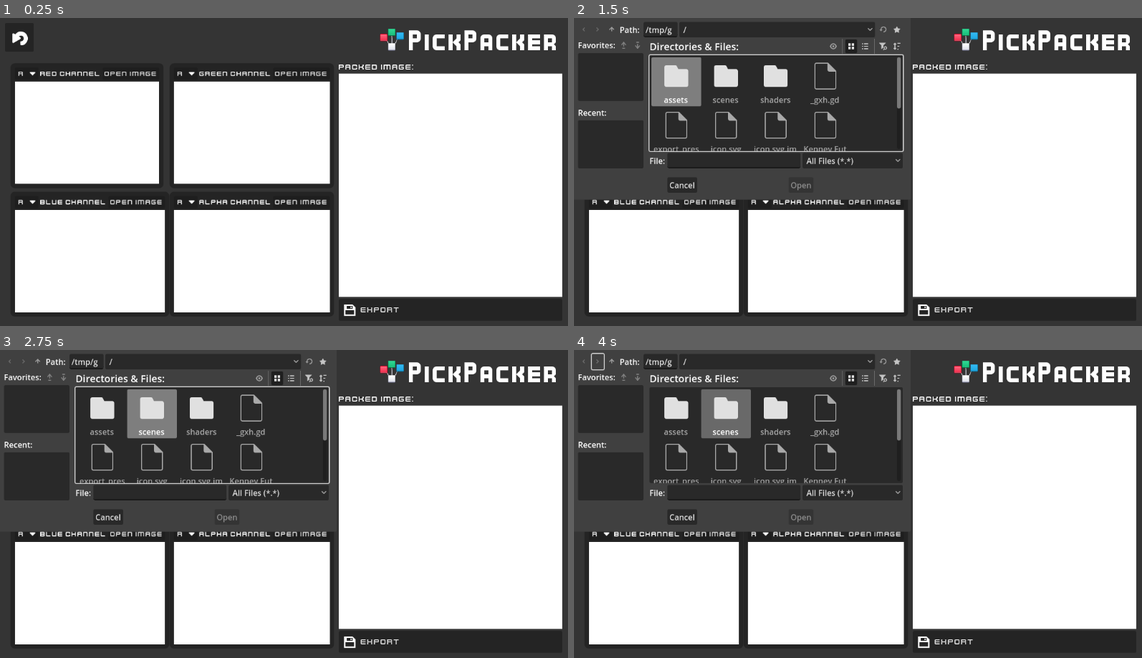
Above: before the commit, frames 1-4 (two rows, left to right).
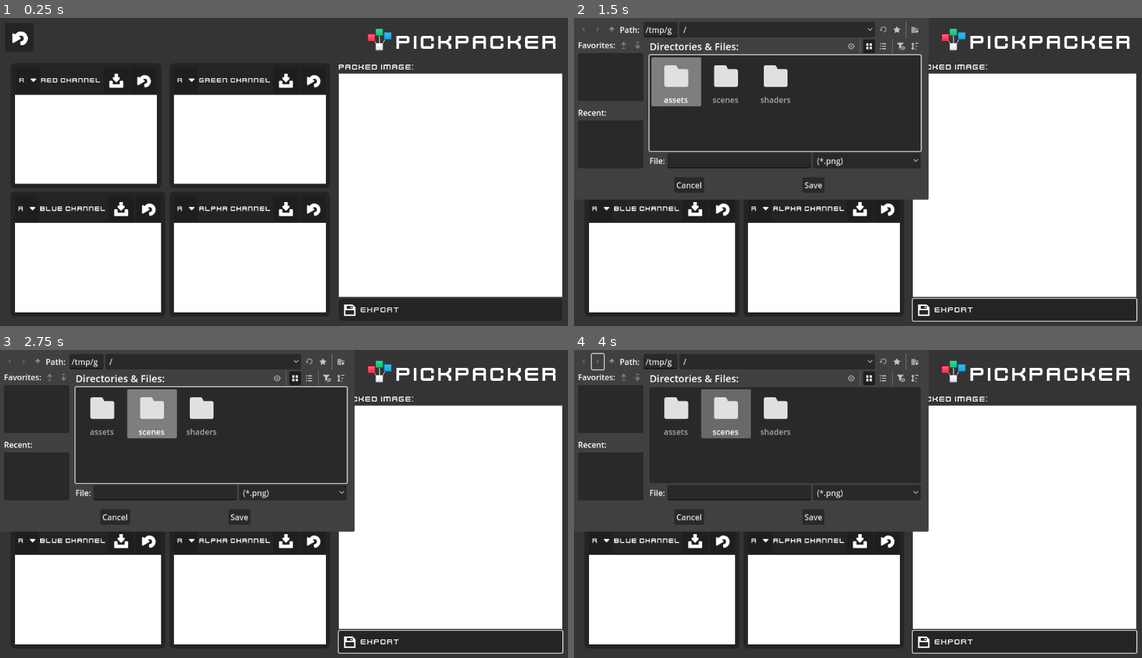
Above: after the commit, the same moments.

Repository: MetallicPotato/pickpacker
Game: Godot game, scene res://scenes/pick_packer.tscn
Same seed, same stepped clock (60 frames per second), same inputs: the game is played once before the commit and once after it.
Inputs (mouse positions are in pixels of both pictures, inside the frame that each line leads up to):
- Up to frame 1 (0.25 s): no input
- Up to frame 2 (1.5 s): click "Open Image" (after the commit: "Export") at 0.5 s; click (687, 79) at 1.27 s
- Up to frame 3 (2.75 s): click (142, 411) at 2.02 s
- Up to frame 4 (4 s): click "Export" at 2.75 s; click (596, 362) at 3.5 s

The runs differ from the first frame. In frame 1, 8.0% of the frame differs, in the area x 2-98%, y 3-96%; in frame 2, 7.6%; in frame 3, 7.6%; in frame 4, 7.5%.

Commit message:
fixed export resolutions
exported resolution now matches other texture's resolutions, size checking should now perform better

Diff:
--- a/project.godot
+++ b/project.godot
@@ -11,7 +11,7 @@
 [application]
 
 config/name="PickPacker"
-config/version="1.1.0"
+config/version="1.1.1"
 run/main_scene="uid://bhhjitwjhhqa4"
 config/features=PackedStringArray("4.5", "GL Compatibility")
 boot_splash/image="uid://dgjac2foya4li"
--- a/scenes/pick_packer.gd
+++ b/scenes/pick_packer.gd
@@ -6,10 +6,8 @@
 @onready var alpha: TextureLookup = $GridContainer/Alpha
 @onready var file_dialog: FileDialog = $FileDialog
 @onready var size_error_message = $SizeErrorMessage
-@onready var sub_viewport: SubViewport = $VBoxContainer/SubViewportContainer/SubViewport
-
-var image_size: Vector2i
-var image_size_set: bool = false
+@onready var sub_viewport: SubViewport = $SubViewport
+@onready var final_image: ColorRect = $SubViewport/FinalImage
 
 func _ready() -> void:
 	red.image_changed.connect(changeimage)
@@ -31,39 +29,34 @@
 	match channel:
 		TextureLookup.channelselect.RED:
 			RenderingServer.global_shader_parameter_set("redtexture", red.texture_rect.texture)
-			if image_size_set == false:
-				image_size_set = true
-				image_size = red.texture_rect.texture.get_image().get_size()
-			else:
-				_check_image_size(red)
+			_check_image_size()
 		TextureLookup.channelselect.GREEN:
 			RenderingServer.global_shader_parameter_set("greentexture", green.texture_rect.texture)
-			if image_size_set == false:
-				image_size_set = true
-				image_size = green.texture_rect.texture.get_image().get_size()
-			else:
-				_check_image_size(green)
+			_check_image_size()
 		TextureLookup.channelselect.BLUE:
 			RenderingServer.global_shader_parameter_set("bluetexture", blue.texture_rect.texture)
-			if image_size_set == false:
-				image_size_set = true
-				image_size = blue.texture_rect.texture.get_image().get_size()
-			else:
-				_check_image_size(blue)
+			_check_image_size()
 		TextureLookup.channelselect.ALPHA:
 			RenderingServer.global_shader_parameter_set("alphatexture", alpha.texture_rect.texture)
-			if image_size_set == false:
-				image_size_set = true
-				image_size = alpha.texture_rect.texture.get_image().get_size()
-			else:
-				_check_image_size(alpha)
+			_check_image_size()
 
-func _check_image_size(node: TextureLookup) -> void:
-	#TODO: this should check if all sizes are the same, not just use a saved size value. Remove size variables!
-	if image_size != node.texture_rect.texture.get_image().get_size():
+func _check_image_size() -> void:
+	var nodes: Array[TextureLookup] = [red, green, blue, alpha]
+	var mismatch: bool = false
+	for thisnode in nodes:
+		for thisnodeagain in nodes:
+			if thisnode.texture_rect.texture.get_image().get_size() != thisnodeagain.texture_rect.texture.get_image().get_size():
+				if thisnodeagain.image_set:
+					mismatch = true
+	if mismatch:
 		size_error_message.show()
 	else:
 		size_error_message.hide()
+		set_image_size(red.texture_rect.texture.get_image().get_size())
+
+func set_image_size(newsize: Vector2i) -> void:
+	sub_viewport.size = newsize
+	final_image.size = newsize
 
 func _on_file_dialog_file_selected(path: String) -> void:
 	var texture = sub_viewport.get_texture()
@@ -97,15 +90,12 @@
 			RenderingServer.global_shader_parameter_set("alphamode", newchannel)
 
 func _on_reset_button_pressed():
-	image_size_set = false
-	var blank_img = preload("res://assets/whitecolor.png")
-	red.texture_rect.texture = blank_img
-	green.texture_rect.texture = blank_img
-	blue.texture_rect.texture = blank_img
-	alpha.texture_rect.texture = blank_img
+	red.reset_image()
+	green.reset_image()
+	blue.reset_image()
+	alpha.reset_image()
 	changeimage(TextureLookup.channelselect.RED)
 	changeimage(TextureLookup.channelselect.GREEN)
 	changeimage(TextureLookup.channelselect.BLUE)
 	changeimage(TextureLookup.channelselect.ALPHA)
 	size_error_message.hide()
-	#TODO: call TextureLookup reset function that can handle everything?
--- a/scenes/pick_packer.tscn
+++ b/scenes/pick_packer.tscn
@@ -1,10 +1,9 @@
-[gd_scene load_steps=11 format=3 uid="uid://bhhjitwjhhqa4"]
+[gd_scene load_steps=10 format=3 uid="uid://bhhjitwjhhqa4"]
 
 [ext_resource type="Script" uid="uid://bgw3g1xgsi416" path="res://scenes/pick_packer.gd" id="1_ch5a3"]
 [ext_resource type="PackedScene" uid="uid://dtyfu3dcxeuyk" path="res://scenes/texture_lookup.tscn" id="1_twk1d"]
 [ext_resource type="FontFile" uid="uid://0e0mkt2ft2rr" path="res://assets/fonts/Kenney Future.ttf" id="3_pfikn"]
 [ext_resource type="Shader" uid="uid://lf8sacgtcegv" path="res://shaders/finalshader.gdshader" id="5_0hde6"]
-[ext_resource type="FontFile" uid="uid://bssainh1x0f23" path="res://assets/fonts/Kenney Bold.ttf" id="6_aited"]
 [ext_resource type="Texture2D" uid="uid://og0f4dr36n8p" path="res://assets/save.png" id="6_dn6oy"]
 [ext_resource type="Texture2D" uid="uid://cjgfobyesyul0" path="res://assets/PickPackerIcon.png" id="7_plfn3"]
 [ext_resource type="Texture2D" uid="uid://3qvalxwnyvd0" path="res://assets/return.png" id="8_3e263"]
@@ -82,21 +81,10 @@
 text = "Packed Image:"
 horizontal_alignment = 1
 
-[node name="SubViewportContainer" type="SubViewportContainer" parent="VBoxContainer"]
+[node name="FinalPreview" type="ColorRect" parent="VBoxContainer"]
+material = SubResource("ShaderMaterial_8334s")
 custom_minimum_size = Vector2(450, 450)
 layout_mode = 2
-
-[node name="SubViewport" type="SubViewport" parent="VBoxContainer/SubViewportContainer"]
-transparent_bg = true
-handle_input_locally = false
-size = Vector2i(450, 450)
-render_target_update_mode = 4
-
-[node name="FinalImage" type="ColorRect" parent="VBoxContainer/SubViewportContainer/SubViewport"]
-material = SubResource("ShaderMaterial_8334s")
-custom_minimum_size = Vector2(450, 450)
-offset_right = 450.0
-offset_bottom = 450.0
 
 [node name="Button" type="Button" parent="VBoxContainer"]
 layout_mode = 2
@@ -124,8 +112,8 @@
 offset_right = -25.0
 offset_bottom = 70.0
 grow_horizontal = 0
-theme_override_fonts/font = ExtResource("6_aited")
-theme_override_font_sizes/font_size = 32
+theme_override_fonts/font = ExtResource("3_pfikn")
+theme_override_font_sizes/font_size = 42
 text = "PickPacker"
 horizontal_alignment = 1
 vertical_alignment = 1
@@ -160,6 +148,18 @@
 grow_horizontal = 1
 grow_vertical = 1
 
+[node name="SubViewport" type="SubViewport" parent="."]
+transparent_bg = true
+handle_input_locally = false
+size = Vector2i(40, 40)
+render_target_update_mode = 4
+
+[node name="FinalImage" type="ColorRect" parent="SubViewport"]
+material = SubResource("ShaderMaterial_8334s")
+custom_minimum_size = Vector2(450, 450)
+offset_right = 450.0
+offset_bottom = 450.0
+
 [connection signal="pressed" from="VBoxContainer/Button" to="." method="_on_button_pressed"]
 [connection signal="file_selected" from="FileDialog" to="." method="_on_file_dialog_file_selected"]
 [connection signal="pressed" from="ResetButton" to="." method="_on_reset_button_pressed"]
--- a/scenes/texture_lookup.gd
+++ b/scenes/texture_lookup.gd
@@ -15,6 +15,7 @@
 @onready var panel_container: PanelContainer = $PanelContainer
 
 var channeltouse: int = 0 #0=Red, 1=Green, 2=Blue, 3=Alpha
+var image_set: bool = false
 
 func _ready() -> void:
 	var tooltipname: String
@@ -61,4 +62,14 @@
 func load_image(path: String) -> void:
 	var image = Image.load_from_file(path)
 	texture_rect.texture = ImageTexture.create_from_image(image)
+	image_set = true
 	image_changed.emit(Channel)
+
+func reset_image() -> void:
+	var whiteimg = preload("res://assets/whitecolor.png")
+	texture_rect.texture = whiteimg
+	image_set = false
+	channel_select.select(0)
+
+func _on_reset_button_pressed() -> void:
+	reset_image()
--- a/scenes/texture_lookup.tscn
+++ b/scenes/texture_lookup.tscn
@@ -1,10 +1,12 @@
-[gd_scene load_steps=8 format=3 uid="uid://dtyfu3dcxeuyk"]
+[gd_scene load_steps=10 format=3 uid="uid://dtyfu3dcxeuyk"]
 
 [ext_resource type="Script" uid="uid://bht56xxe2lq8j" path="res://scenes/texture_lookup.gd" id="1_1bex4"]
 [ext_resource type="FontFile" uid="uid://0e0mkt2ft2rr" path="res://assets/fonts/Kenney Future.ttf" id="2_cdpyl"]
 [ext_resource type="Texture2D" uid="uid://e45dwm1wysgy" path="res://assets/whitecolor.png" id="2_gs8x8"]
 [ext_resource type="Shader" uid="uid://b1pdcx12g8ocv" path="res://shaders/viewershader.gdshader" id="2_n3u38"]
 [ext_resource type="Texture2D" uid="uid://dpmdxgqb6gonr" path="res://assets/downarrow.png" id="3_n3rsr"]
+[ext_resource type="Texture2D" uid="uid://bgd2mx3v7rwxu" path="res://assets/import.png" id="4_f3tk4"]
+[ext_resource type="Texture2D" uid="uid://3qvalxwnyvd0" path="res://assets/return.png" id="5_c228c"]
 
 [sub_resource type="StyleBoxFlat" id="StyleBoxFlat_cdpyl"]
 content_margin_left = 0.0
@@ -70,11 +72,21 @@
 horizontal_alignment = 1
 vertical_alignment = 1
 
-[node name="Button" type="Button" parent="PanelContainer/VBox/HBoxContainer"]
+[node name="ImportButton" type="Button" parent="PanelContainer/VBox/HBoxContainer"]
 layout_mode = 2
 theme_override_fonts/font = ExtResource("2_cdpyl")
-text = "Open Image
+text = "
 "
+icon = ExtResource("4_f3tk4")
+icon_alignment = 1
+
+[node name="ResetButton" type="Button" parent="PanelContainer/VBox/HBoxContainer"]
+layout_mode = 2
+theme_override_fonts/font = ExtResource("2_cdpyl")
+text = "
+"
+icon = ExtResource("5_c228c")
+icon_alignment = 1
 
 [node name="TextureRect" type="TextureRect" parent="PanelContainer/VBox"]
 material = SubResource("ShaderMaterial_cdpyl")
@@ -88,8 +100,10 @@
 title = "Open a File"
 file_mode = 0
 access = 2
+filters = PackedStringArray("*.png", "*.jpg", "*.JPG", "*.svg", "*.exr")
 use_native_dialog = true
 
 [connection signal="item_selected" from="PanelContainer/VBox/HBoxContainer/ChannelSelect" to="." method="_on_channel_select_item_selected"]
-[connection signal="pressed" from="PanelContainer/VBox/HBoxContainer/Button" to="." method="_on_button_pressed"]
+[connection signal="pressed" from="PanelContainer/VBox/HBoxContainer/ImportButton" to="." method="_on_button_pressed"]
+[connection signal="pressed" from="PanelContainer/VBox/HBoxContainer/ResetButton" to="." method="_on_reset_button_pressed"]
 [connection signal="file_selected" from="FileDialog" to="." method="_on_file_dialog_file_selected"]
Binary file added: assets/import.png
Not shown, added: assets/import.png.import
Not shown, changed: export_presets.cfg
Not shown, changed: README.md
